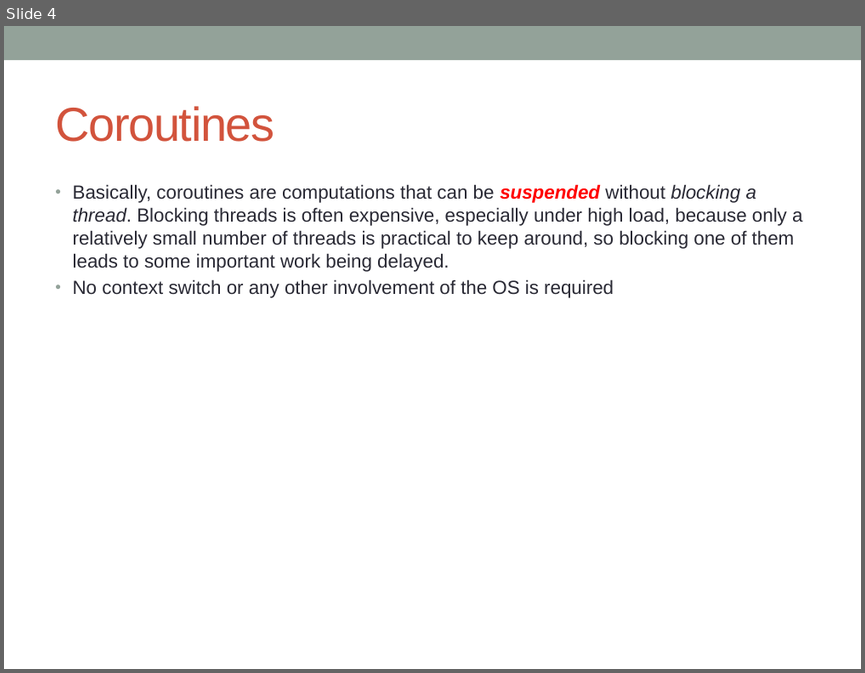
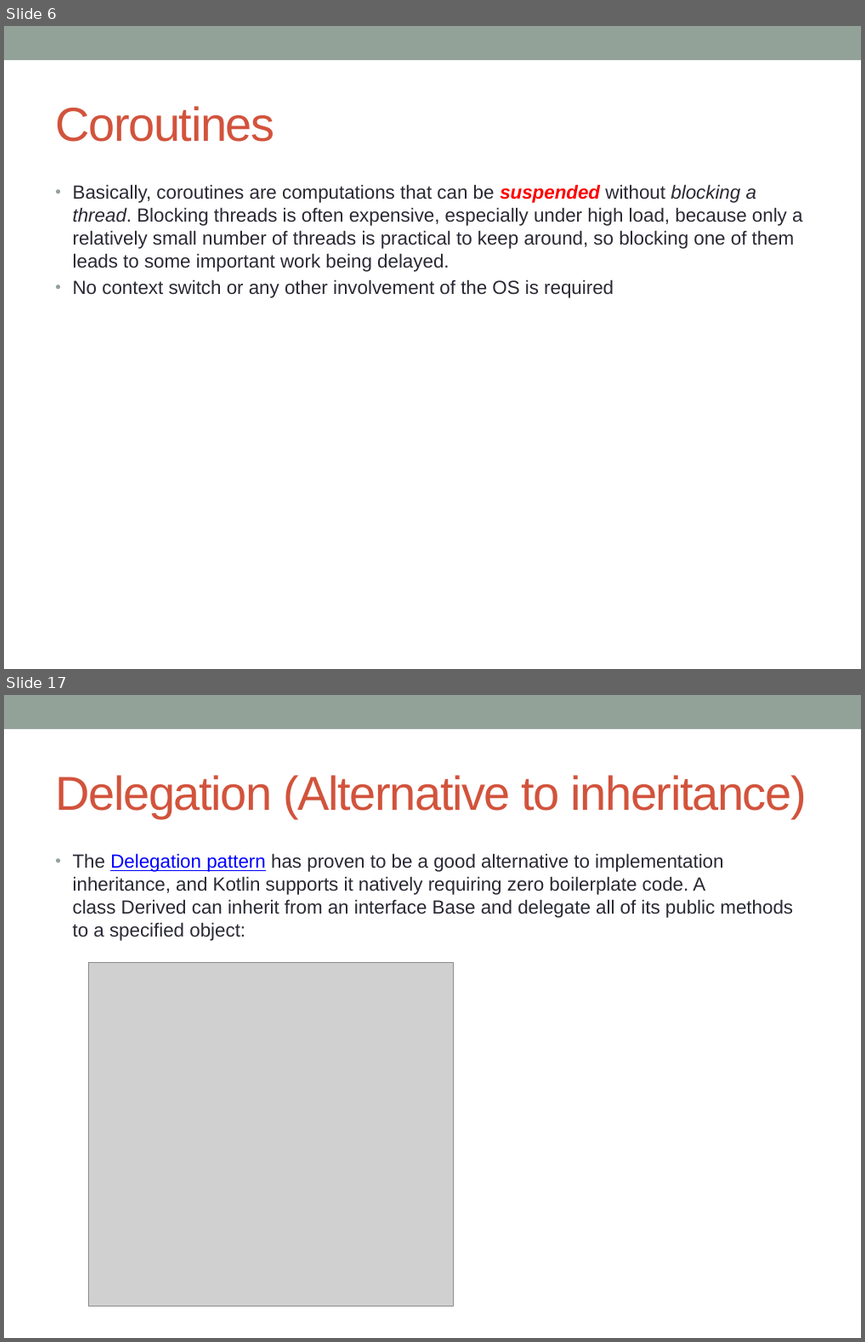
Before and after one commit to notionquest/ProjectDocumentation, a slide deck: Kotlin.pptx. Shown one above the other, each under a label of ours: slide 4 before the commit, slides 6 and 17 after it; the slides between them are not shown. The pictures are 865x673 and 865x1342 pixels, drawn with LibreOffice and Linux fonts; fonts in the diff are those of the drawing; grey boxes stand for pictures. Boxes give left, top, right and bottom in pixels: in the first picture for what was removed or moved away, otherwise in the second. Text is boxed around its words. In the diff, an @@ line names an element or a change of style, - is before the commit and + after.

Commit message:
Kotlin lang features

```diff
--- a/Kotlin.pptx
+++ b/Kotlin.pptx
@@ slide 17 added at <box>4,695,861,1338</box>, background #FFFFFF; not listed: 1 template element that a slide beside it also shows @@
@@ title added at <box>55,775,806,818</box>, 40 pt, text #D2533C @@
+Delegation (Alternative to inheritance)
@@ text added at <box>73,853,793,941</box>, 16 pt, text #292934 @@
+• The Delegation pattern has proven to be a good alternative to implementation inheritance, and Kotlin supports it natively requiring zero boilerplate code. A class Derived can inherit from an interface Base and delegate all of its public methods to a specified object:
@@ picture added at <box>88,962,453,1306</box> @@
@@ what was slide 4 is now slide 6 @@
```
Also in this commit, not shown: 1 slide changed, 15 other slides added.
